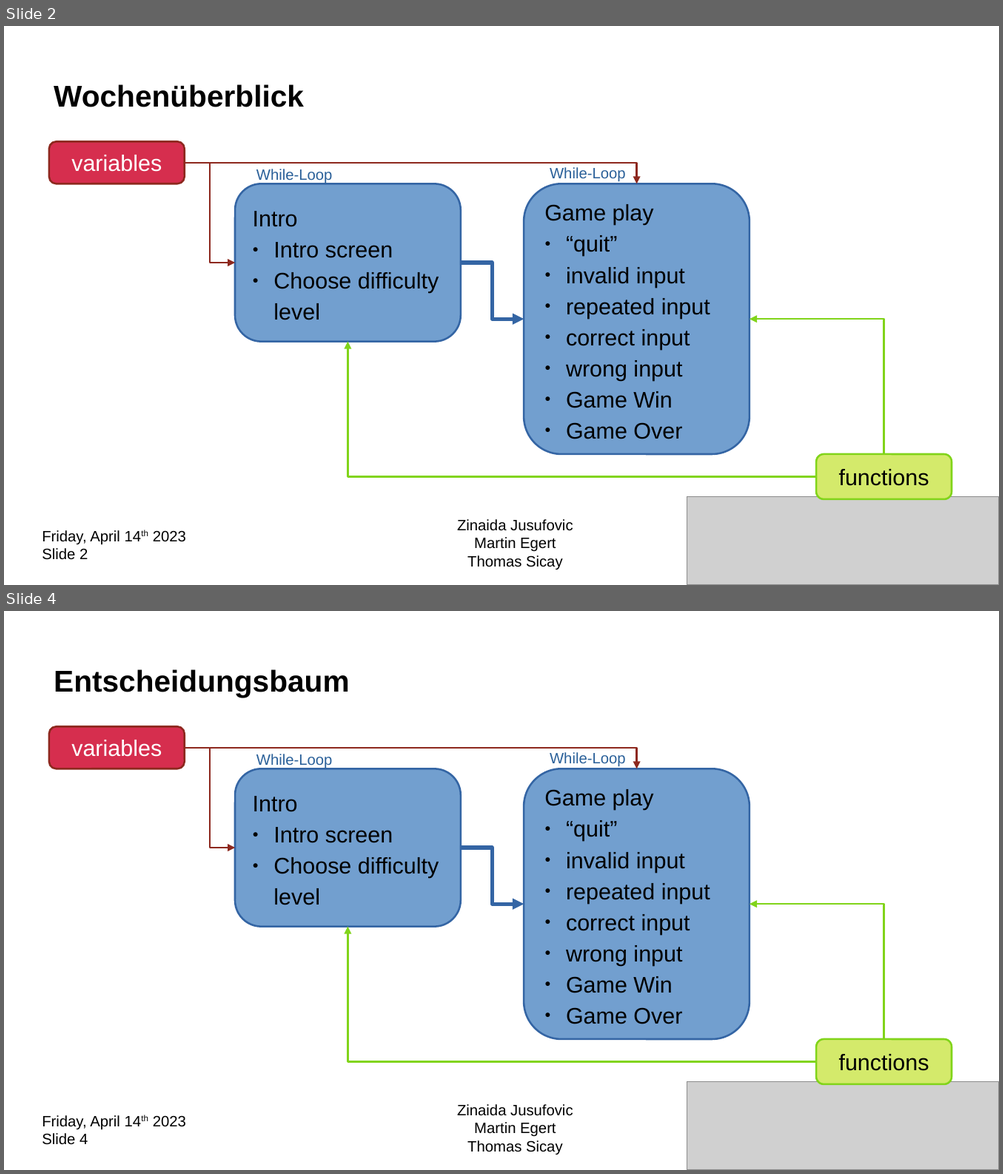
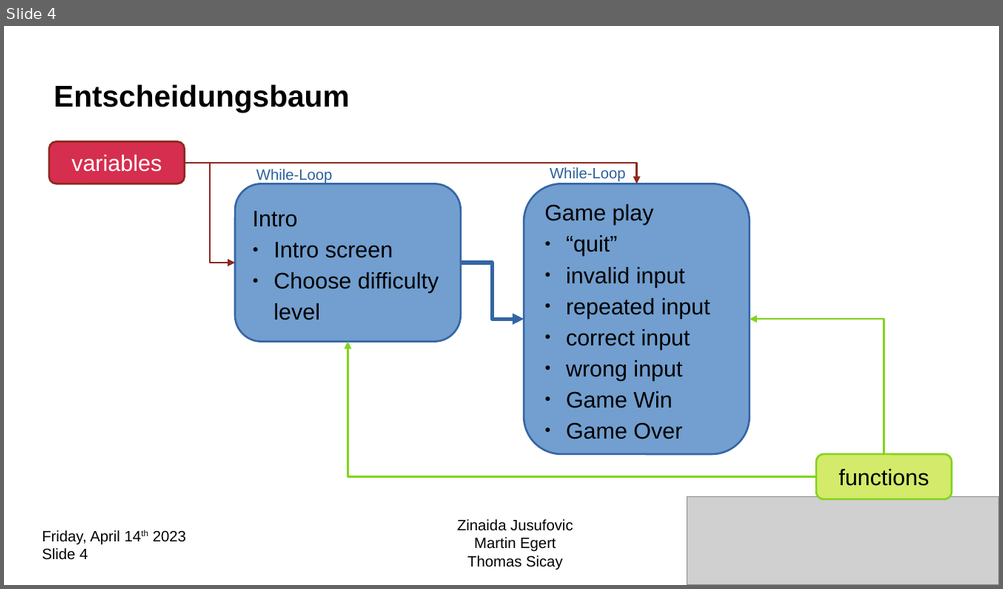
Before and after one commit to CodecoolGlobal/mighty-text-adventure-java-zenais, a slide deck: 20230413_MightyTextAdventure presentation.odp. Shown one above the other, each under a label of ours: slides 2 and 4 before the commit, slide 4 after it; the slides between them are not shown. The pictures are 1003x1174 and 1003x589 pixels, drawn with LibreOffice and Linux fonts; fonts in the diff are those of the drawing; grey boxes stand for pictures. Boxes give left, top, right and bottom in pixels: in the first picture for what was removed or moved away, otherwise in the second. Text is boxed around its words. In the diff, an @@ line names an element or a change of style, - is before the commit and + after.

```diff
--- a/20230413_MightyTextAdventure presentation.odp
+++ b/20230413_MightyTextAdventure presentation.odp
@@ slide 2 removed at [4,26,999,585], background #FFFFFF @@
@@ title removed at [54,84,304,107] @@
-Wochenüberblick
@@ rounded rectangle removed at [49,141,185,184] @@
-variables
@@ elbow arrow removed from (185, 163) to (235, 264) @@
@@ elbow arrow removed from (185, 163) to (637, 184) @@
@@ text removed at [256,169,333,184] @@
-While-Loop
@@ text removed at [549,167,626,182] @@
-While-Loop
@@ rounded rectangle removed at [235,184,461,342] @@
-Intro
-● Intro screen
-● Choose difficulty level
@@ freeform shape removed at [523,184,749,454] @@
-Game play
-● “quit”
-● invalid input
-● repeated input
-● correct input
-● wrong input
-● Game Win
-● Game Over
@@ elbow arrow removed from (461, 263) to (523, 319) @@
@@ elbow arrow removed from (884, 454) to (749, 319) @@
@@ elbow arrow removed from (817, 477) to (348, 342) @@
@@ rounded rectangle removed at [817,454,952,500] @@
-functions
@@ picture removed at [687,497,999,585] @@
@@ text removed at [42,531,186,560] @@
-Friday, April 14th 2023
-Slide 2
@@ text removed at [457,520,572,571] @@
-Zinaida Jusufovic
-Martin Egert
-Thomas Sicay
```
Also in this commit, not shown: 2 slides changed, 1 slide added, 1 other file.
